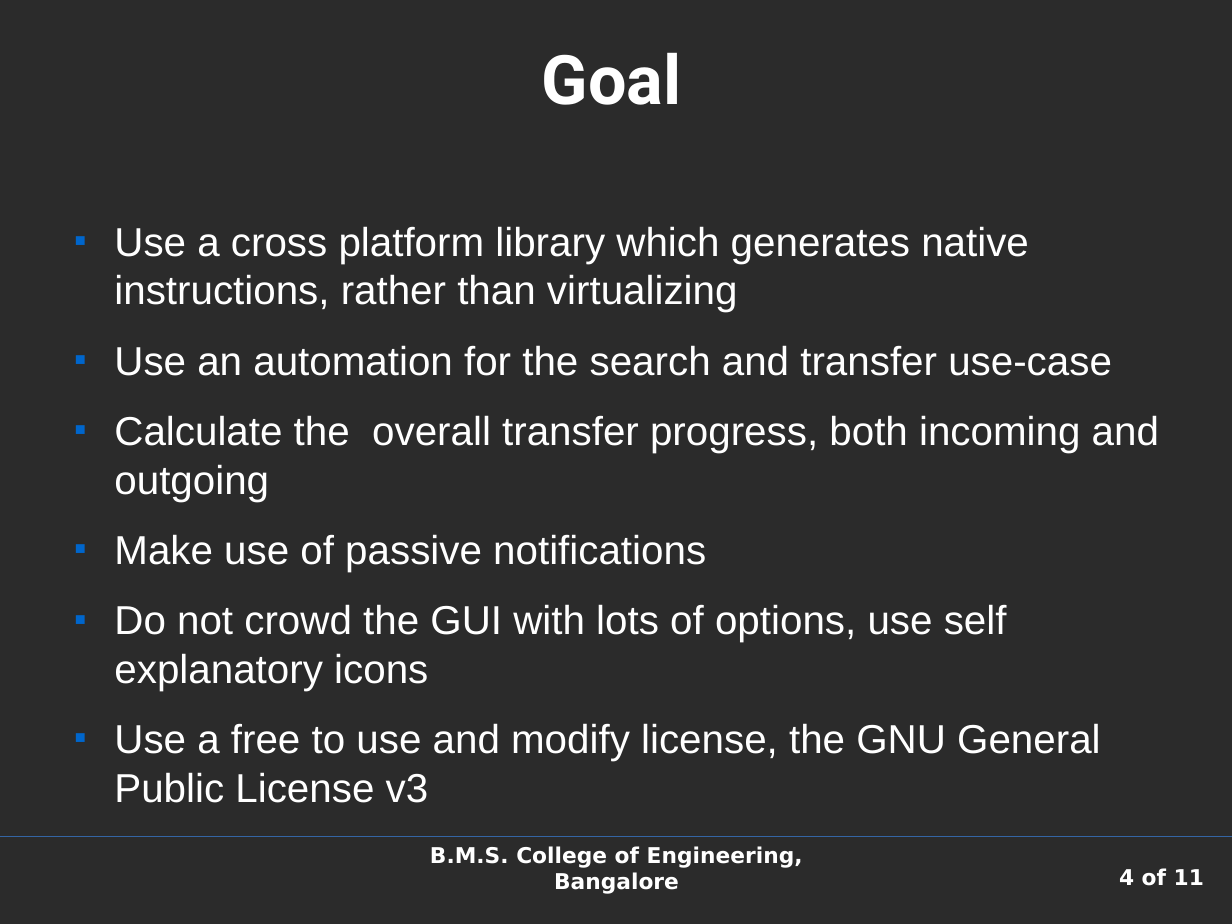
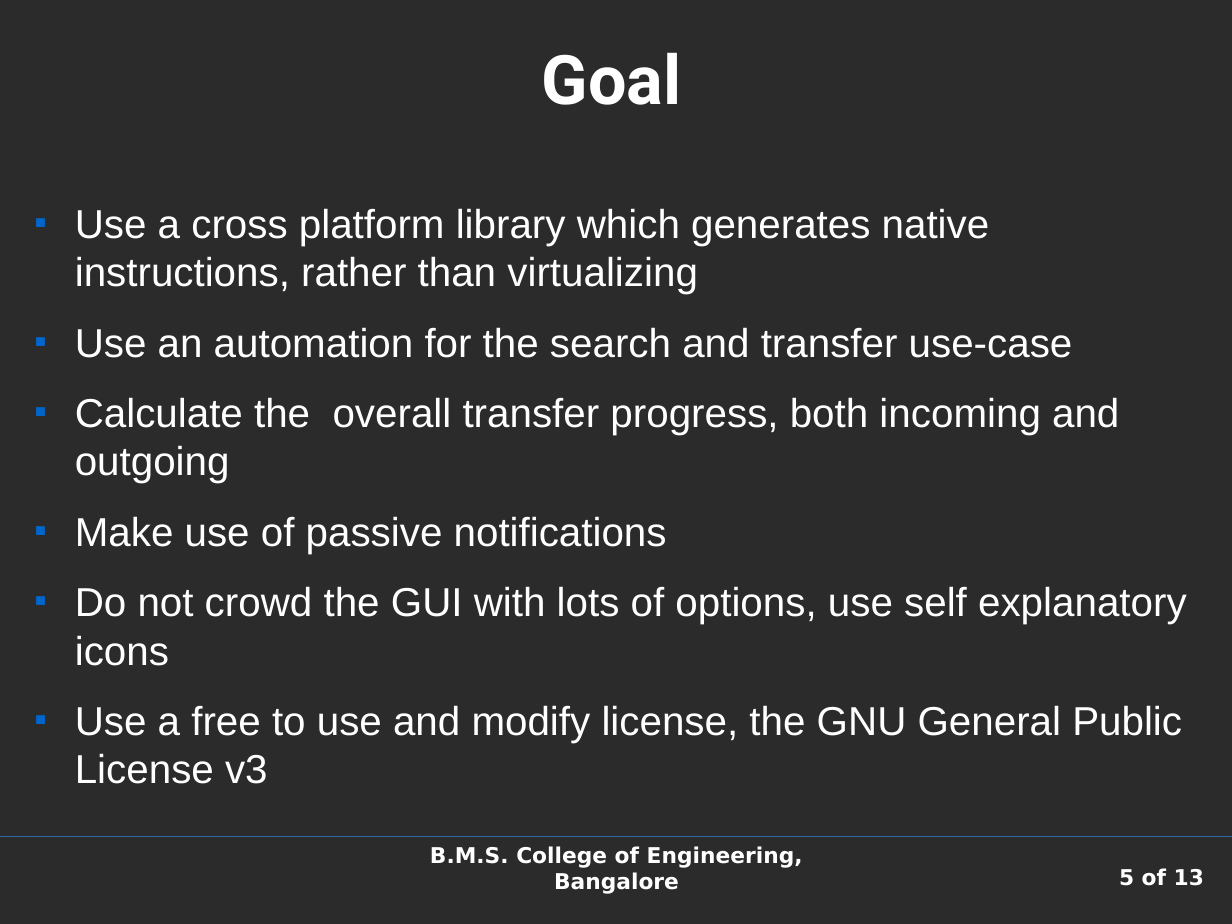
Before and after one commit to shaan7/Kapotah, a slide deck: slide 5 of docs/presentation.odp (slide 4 before the commit). Drawn at 1232x924 pixels with LibreOffice and Linux fonts; fonts in the diff are those of the drawing; background and template pictures are left out; a plain dark background stands for a picture behind light text. Boxes give left, top, right and bottom in pixels: in the first picture for what was removed or moved away, otherwise in the second. Text is boxed around its words. In the diff, an @@ line names an element or a change of style, - is before the commit and + after.

```diff
--- a/docs/presentation.odp
+++ b/docs/presentation.odp
@@ text "Use a cross platform library ..." rewrapped from [114, 226, 1159, 803] to [75, 208, 1187, 784] @@
@@ page number at [1119, 868, 1204, 886]: text changed @@
-4 of 11
+5 of 13
```
Also in this commit, not shown: 6 other slides changed, 3 slides added, 1 slide removed, 6 other files.
